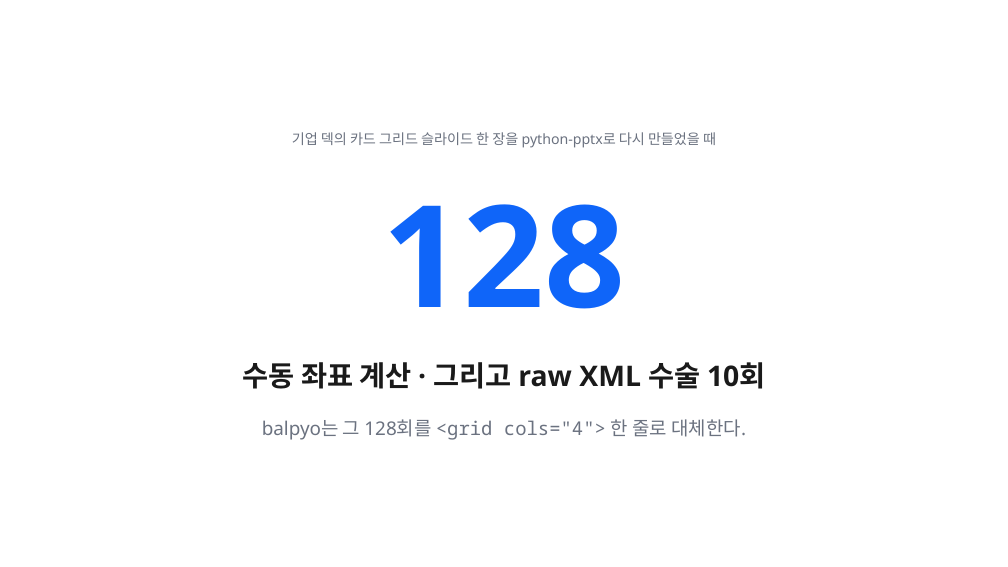
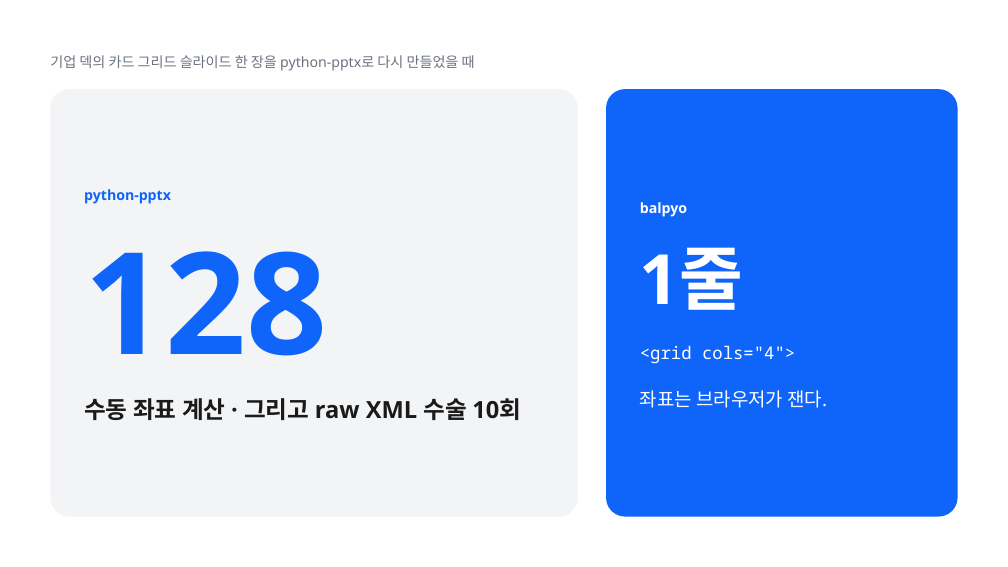
Before and after one commit to k2sebeom/balpyo, a slide deck: slide 3 of examples/showcase/decks/balpyo-intro/balpyo-소개.pptx. Drawn at 1008x567 pixels with LibreOffice and Linux fonts; fonts in the diff are those of the drawing. Boxes give left, top, right and bottom in pixels: in the first picture for what was removed or moved away, otherwise in the second. Text is boxed around its words. In the diff, an @@ line names an element or a change of style, - is before the commit and + after.

```diff
--- a/examples/showcase/decks/balpyo-intro/balpyo-소개.pptx
+++ b/examples/showcase/decks/balpyo-intro/balpyo-소개.pptx
@@ text "기업 덱의 카드 그리드 슬라이드 ...": place and size @@
-text "기업 덱의 카드 그리드 슬라이드 ..." at <box>292,132,716,148</box>
+text "기업 덱의 카드 그리드 슬라이드 ..." at <box>50,55,475,71</box>
@@ text "기업 덱의 카드 그리드 슬라이드 ..." at <box>50,55,475,71</box>: alignment centre to left @@
@@ rounded rectangle added at <box>51,89,578,516</box>, fill #F3F4F6 @@
@@ rounded rectangle added at <box>606,89,958,516</box>, fill #0F65F9 @@
@@ text added at <box>84,189,171,204</box>, 13.5 pt, text #0F65F9, bold @@
+python-pptx
@@ text added at <box>640,202,687,217</box>, 13.5 pt, text #FFFFFF, bold @@
+balpyo
@@ text "128" at <box>84,251,327,356</box>: alignment centre to left @@
@@ text "128": place and size @@
-text "128" at <box>382,204,625,309</box>
+text "128" at <box>84,251,327,356</box>
@@ text added at <box>640,247,743,310</box>, 66 pt, text #FFFFFF, bold @@
+1줄
@@ text added at <box>640,345,795,364</box>, 16.5 pt, text #FFFFFF @@
+<grid cols="4">
@@ text "수동 좌표 계산 · 그리고 ...": place and size @@
-text "수동 좌표 계산 · 그리고 ..." at <box>242,362,766,389</box>
+text "수동 좌표 계산 · 그리고 ..." at <box>84,398,521,420</box>
@@ text "수동 좌표 계산 · 그리고 ..." at <box>84,398,521,420</box>: size 27 to 22.5 pt; alignment centre to left; line spacing 35.1pt to 29.2pt @@
@@ text removed at <box>262,419,747,440</box> @@
-balpyo는 그 128회를 <grid cols="4"> 한 줄로 대체한다.
@@ text added at <box>640,390,827,408</box>, 18 pt, text #FFFFFF @@
+좌표는 브라우저가 잰다.
```
Also in this commit, not shown: 10 other slides changed, 14 other files.
